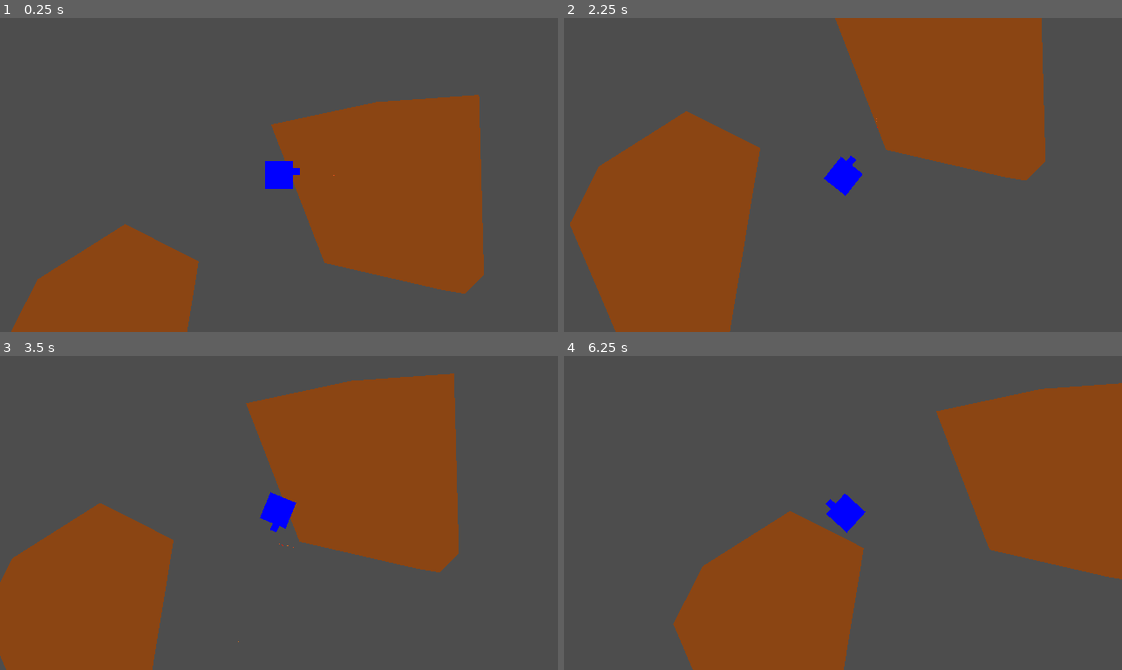
Above: before the commit, frames 1-4 (two rows, left to right).
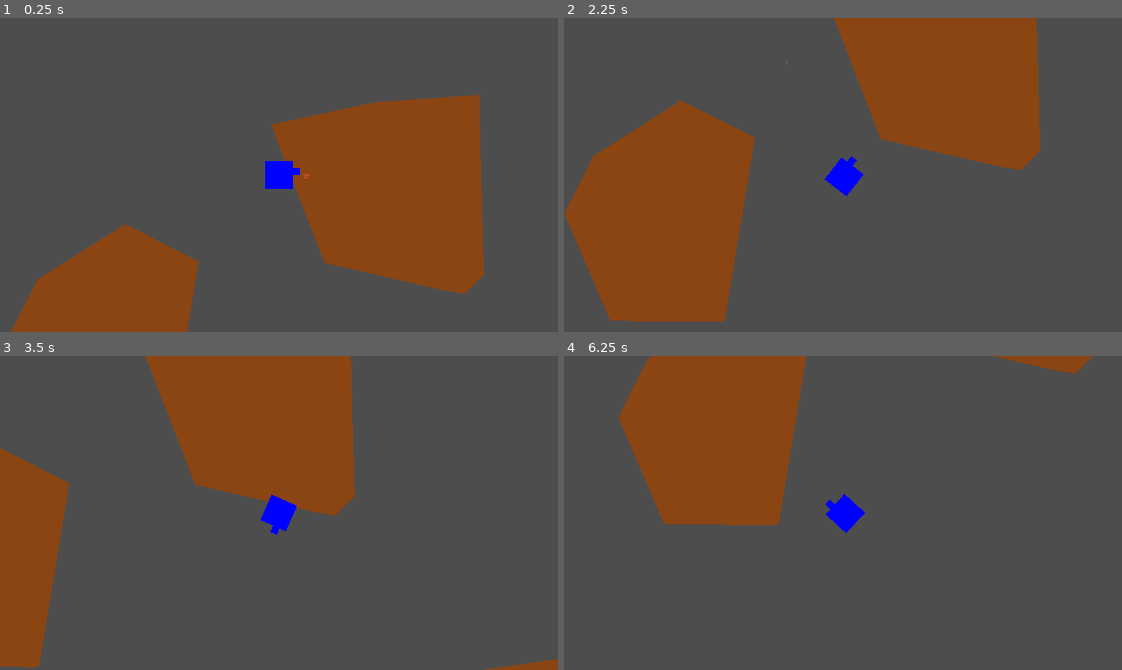
Above: after the commit, the same moments.

Repository: liamhendricks/godot-wild-jam-93
Game: Godot game, scene res://main.tscn
Same seed, same stepped clock (60 frames per second), same inputs: the game is played once before the commit and once after it.
Inputs (mouse positions are in pixels of both pictures, inside the frame that each line leads up to):
- Up to frame 1 (0.25 s): no input
- Up to frame 2 (2.25 s): move the mouse to (965, 159) at 0.52 s; hold D (right) 0.53-1.28 s; move the mouse to (731, 190) at 1.27 s; hold S (down) 1.28-2.03 s; move the mouse to (898, 105) at 2.02 s; hold D (right) from 2.03 s (still down)
- Up to frame 3 (3.5 s): move the mouse to (251, 575) at 2.77 s; release D (right) at 2.78 s; hold W (up) from 2.78 s (still down)
- Up to frame 4 (6.25 s): move the mouse to (1010, 560) at 3.52 s; release W (up) at 3.53 s; hold A (left) 3.53-5.03 s; move the mouse to (675, 465) at 4.27 s; move the mouse to (870, 513) at 5.02 s; hold S (down) 5.03-5.78 s; move the mouse to (759, 434) at 5.77 s; hold D (right) from 5.78 s (still down)

The runs differ from the first frame. In frame 1, less than 0.1% of the frame differs, in the area x 54-60%, y 49-52%; in frame 2, 4.3%; in frame 3, 34%; in frame 4, 44%, in the area x 9-100%, y 0-100%.

Commit message:
alter raycast

Diff:
--- a/godot-wild-jam-93/effects/DrillParticles.tscn
+++ b/godot-wild-jam-93/effects/DrillParticles.tscn
@@ -24,6 +24,8 @@
 
 [sub_resource type="ParticleProcessMaterial" id="ParticleProcessMaterial_cqtsh"]
 particle_flag_disable_z = true
+emission_shape = 1
+emission_sphere_radius = 5.0
 angle_min = 1.0728835e-05
 angle_max = 1.0728835e-05
 direction = Vector3(0, 0, 0)
@@ -35,7 +37,7 @@
 tangential_accel_min = -10.000002
 tangential_accel_max = 9.999997
 scale_min = 0.099999994
-scale_max = 0.099999994
+scale_max = 0.19999999
 scale_curve = SubResource("CurveTexture_xkria")
 
 [node name="DrillParticles" type="Node2D" unique_id=1061447708]
--- a/godot-wild-jam-93/entities/Player.tscn
+++ b/godot-wild-jam-93/entities/Player.tscn
@@ -21,5 +21,5 @@
 metadata/_custom_type_script = "uid://be36p4yydhbkw"
 
 [node name="RayCast2D" type="RayCast2D" parent="." unique_id=589373858]
-target_position = Vector2(64, 0)
+target_position = Vector2(32, 0)
 collision_mask = 2
